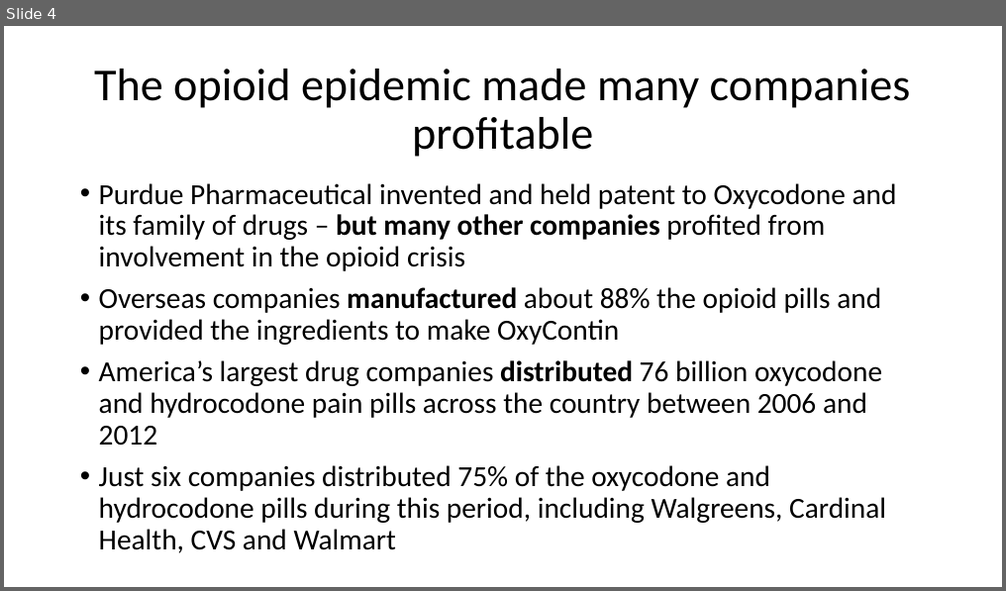
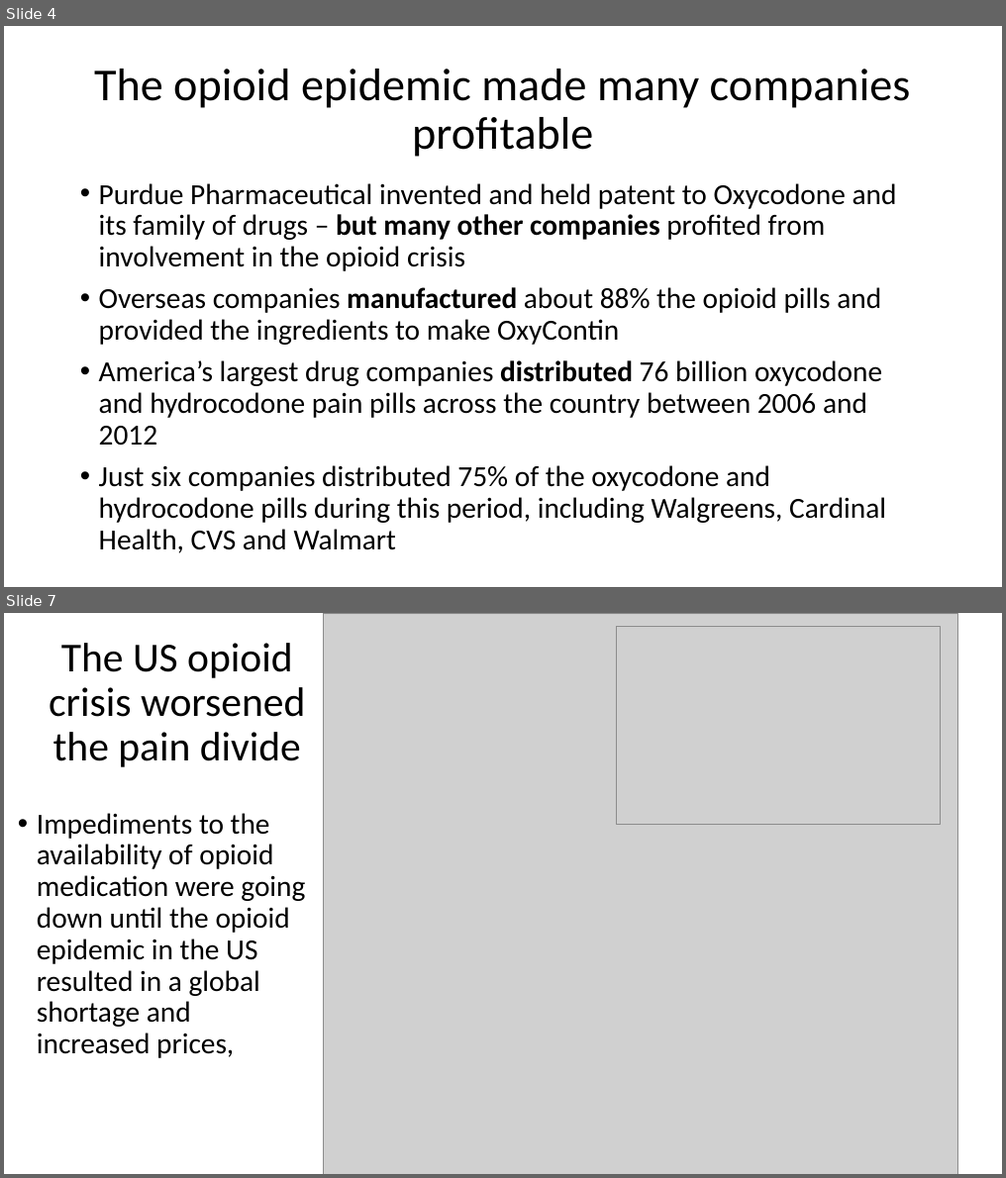
Before and after one commit to tstallins/tstallins.github.io, a slide deck: courses/261/opioidsonline.pptx. Shown one above the other, each under a label of ours: slide 4 before the commit, slides 4 and 7 after it; the slides between them are not shown. The pictures are 1006x591 and 1006x1178 pixels, drawn with LibreOffice and Linux fonts; fonts in the diff are those of the drawing; grey boxes stand for pictures. Boxes give left, top, right and bottom in pixels: in the first picture for what was removed or moved away, otherwise in the second. Text is boxed around its words. In the diff, an @@ line names an element or a change of style, - is before the commit and + after.

```diff
--- a/courses/261/opioidsonline.pptx
+++ b/courses/261/opioidsonline.pptx
@@ slide 7 added at (x1=4, y1=613, x2=1002, y2=1174), background #FFFFFF @@
@@ picture added at (x1=324, y1=613, x2=958, y2=1174) @@
@@ picture added at (x1=617, y1=626, x2=941, y2=824) @@
@@ title added at (x1=49, y1=643, x2=305, y2=767), 39.6 pt, text #000000 @@
+The US opioid crisis worsened the pain divide
@@ text added at (x1=37, y1=813, x2=305, y2=1059), 28 pt, text #000000 @@
+• Impediments to the availability of opioid medication were going down until the opioid epidemic in the US resulted in a global shortage and increased prices,
```
Also in this commit, not shown: 11 other slides added, 1 other file.
